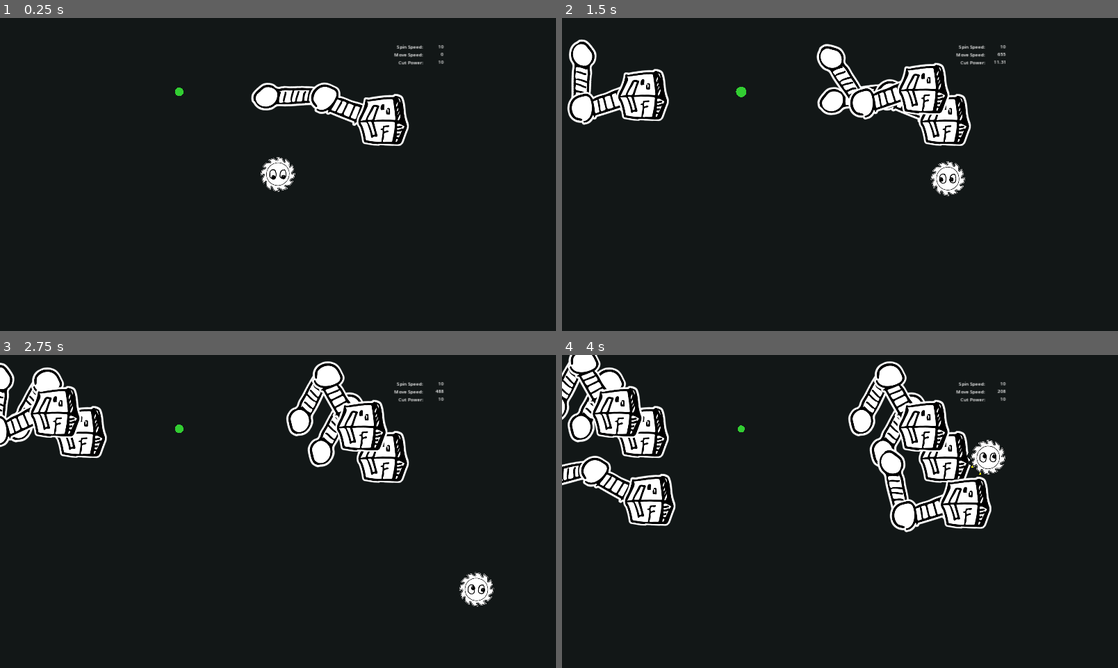
Above: before the commit, frames 1-4 (two rows, left to right).
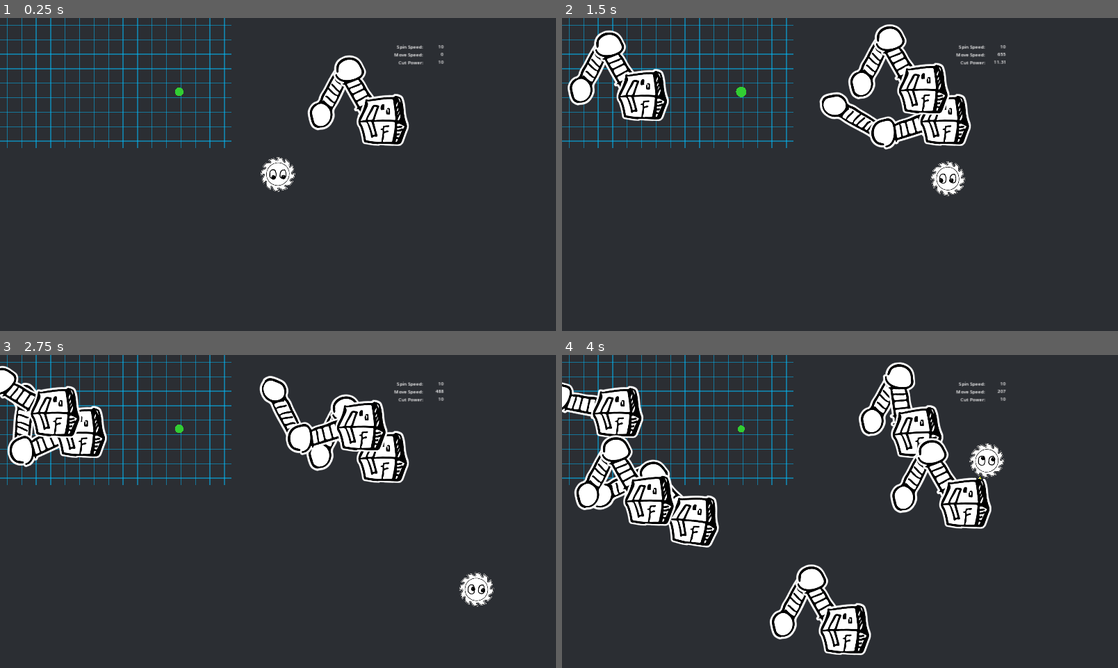
Above: after the commit, the same moments.

Repository: kelliedlynch/SpinGame
Game: Godot game, scene res://Playground/ArenaPlayground.tscn
Same seed, same stepped clock (60 frames per second), same inputs: the game is played once before the commit and once after it.
Inputs:
- Up to frame 1 (0.25 s): no input
- Up to frame 2 (1.5 s): tap Enter (ui_accept) at 0.5, 0.77 s; hold Right (ui_right) 0.53-1.28 s; hold Down (ui_down) from 1.28 s (still down)
- Up to frame 3 (2.75 s): tap Enter (ui_accept) at 1.52 s; release Down (ui_down) at 2.03 s; hold Right (ui_right) from 2.03 s (still down)
- Up to frame 4 (4 s): release Right (ui_right) at 2.78 s; hold Up (ui_up) 2.78-3.53 s; tap Enter (ui_accept) at 3.02, 3.77 s; hold Left (ui_left) from 3.53 s (still down)

The runs differ from the first frame. In frame 1, 98% of the frame differs, in the area x 0-100%, y 0-100%; in frame 2, 94%; in frame 3, 93%; in frame 4, 92%.

Commit message:
Added background grid, began implementing boss behavior.

Diff:
--- a/Arena/Arena.gd
+++ b/Arena/Arena.gd
@@ -4,3 +4,26 @@
 
 func _ready() -> void:
 	spawn_point = get_viewport().size / 2
+	var spacing = get_viewport().size.x / 16
+	_make_grid_background(spacing)
+
+func _make_grid_background(spacing: float):
+	var port = get_viewport().size
+	var h = port.x / spacing
+	var v = port.y / spacing
+	var line_color = Color.DEEP_SKY_BLUE
+	line_color.a = .5
+	for i in h:
+		var line = Line2D.new()
+		line.points = [Vector2(i * spacing + spacing / 2, 0), Vector2(i * spacing + spacing / 2, port.y)]
+		line.width = 3
+		line.default_color = line_color
+		$Grid.add_child(line)
+	for i in v:
+		var line = Line2D.new()
+		line.points = [Vector2(0, i * spacing + spacing / 2), Vector2(port.x, i * spacing + spacing / 2)]
+		line.width = 3
+		line.default_color = line_color
+		$Grid.add_child(line)
+
+	pass
--- a/Arena/Arena.tscn
+++ b/Arena/Arena.tscn
@@ -1,26 +1,13 @@
-[gd_scene load_steps=8 format=3 uid="uid://wp1jq2yr7g3m"]
+[gd_scene load_steps=6 format=3 uid="uid://wp1jq2yr7g3m"]
 
 [ext_resource type="Script" path="res://Arena/Arena.gd" id="1_hcsty"]
 [ext_resource type="Script" path="res://Arena/ArenaBorder.gd" id="2_6y0r2"]
 [ext_resource type="PhysicsMaterial" uid="uid://dhvdkh1hnanpl" path="res://Arena/ArenaWallMaterial.tres" id="3_77gc3"]
 [ext_resource type="Shape2D" uid="uid://d1n3mjq0caimm" path="res://Arena/HorizWall.tres" id="4_076a3"]
-[ext_resource type="Script" path="res://Arena/ArenaPhysicsArea.gd" id="4_f2ls0"]
 [ext_resource type="Shape2D" uid="uid://cgdfruhjd17ih" path="res://Arena/VertWall.tres" id="4_rbppl"]
-
-[sub_resource type="RectangleShape2D" id="RectangleShape2D_7wluy"]
 
 [node name="Arena" type="Node2D"]
 script = ExtResource("1_hcsty")
-
-[node name="ArenaPhysicsArea" type="Area2D" parent="."]
-gravity_space_override = 3
-gravity_point_center = Vector2(0, 0)
-gravity_direction = Vector2(0, 0)
-gravity = 0.0
-script = ExtResource("4_f2ls0")
-
-[node name="ArenaCollisionShape" type="CollisionShape2D" parent="ArenaPhysicsArea"]
-shape = SubResource("RectangleShape2D_7wluy")
 
 [node name="ArenaBorder" type="StaticBody2D" parent="."]
 physics_material_override = ExtResource("3_77gc3")
@@ -41,3 +28,5 @@
 [node name="BottomWall" type="CollisionShape2D" parent="ArenaBorder"]
 position = Vector2(2560, 2610.8)
 shape = ExtResource("4_076a3")
+
+[node name="Grid" type="Node2D" parent="."]
--- a/Arena/ArenaBorder.gd
+++ b/Arena/ArenaBorder.gd
@@ -1,5 +1,5 @@
-@tool
 extends StaticBody2D
+class_name ArenaBorder
 
 var size: Vector2
 
--- a/Arena/ArenaPhysicsArea.gd
+++ /dev/null
@@ -1,17 +0,0 @@
-extends Area2D
-
-
-# Called when the node enters the scene tree for the first time.
-func _ready() -> void:
-	var size = get_viewport_rect().size
-	monitoring = false
-	monitorable = false
-	var coll = CollisionShape2D.new()
-	var shape = RectangleShape2D.new()
-	shape.size = size
-	coll.shape = shape
-	coll.transform.origin = size / 2
-	#shape_owner_add_shape(0, shape)
-	add_child(coll)
-	gravity = 0
-	linear_damp = 6
--- a/Boss/BossController.gd
+++ b/Boss/BossController.gd
@@ -1,21 +1,53 @@
 extends Node
+class_name BossController
 
 var animation_player: AnimationPlayer
 var atk_speed = 1
 var boss_state = BossState.IDLE
-@onready var atk_tween: Tween
+var atk_timer: Tween
+var atk_perform: Tween
 
-func _process(delta: float) -> void:
+func _process(_delta: float) -> void:
 	if boss_state == BossState.IDLE:
-		if atk_tween == null:
-			atk_tween = create_tween()
-			atk_tween.tween_interval(atk_speed)
-			atk_tween.tween_callback(attack)
+		atk_perform = null
+		if atk_timer == null:
+			atk_timer = create_tween()
+			atk_timer.tween_interval(atk_speed)
+			atk_timer.tween_callback(attack)
 	elif boss_state == BossState.ATTACKING:
 		pass
 
 func attack():
+	boss_state = BossState.ATTACKING
+	atk_timer = null
+	var target = _find_landing_spot()
+	animation_player.play("default/wave_arm")
+	atk_perform = create_tween()
+	atk_perform.tween_interval(animation_player.get_animation_library("default").get_animation("wave_arm").length)
+	atk_perform.tween_callback(get_parent().hitbox.set.bind("collision_layer", 16))
+	atk_perform.tween_callback(animation_player.play.bind("default/jump_up"))
+	var jump_time = animation_player.get_animation_library("default").get_animation("jump_up").length
+	var land_time = animation_player.get_animation_library("default").get_animation("jump_landing").length
+	atk_perform.tween_interval(jump_time * .5)
+	atk_perform.tween_property(get_parent(), "position", target, jump_time * .5 + land_time * .5)
+	atk_perform.tween_callback(animation_player.play.bind("default/jump_landing"))
+	atk_perform.tween_interval(land_time * .5)
+	atk_perform.tween_callback(get_parent().hitbox.set.bind("collision_layer", 2))
+	atk_perform.tween_callback(set.bind("boss_state", BossState.IDLE))
+	#atk_perform.tween_property(self, "boss_state", BossState.IDLE, 0)
 
+func _find_landing_spot():
+	var arena = get_parent().get_parent().get_node("Arena")
+	var arena_size = arena.get_node("ArenaBorder").size
+	var full_size = get_parent().calculate_size()
+	var walls = arena.get_node("ArenaBorder/LeftWall").shape.size.x
+	var x = randi_range(walls + full_size.x / 2, arena_size.x - walls - full_size.x / 2)
+	var y = randi_range(walls + full_size.y / 2, arena_size.y - walls - full_size.y / 2)
+	return Vector2(x, y)
+
+func _disable_collision(entity):
+	for shape in entity.hitbox:
+		shape.collision_layer = 5
 	pass
 
 
--- a/Boss/BossMonster.gd
+++ b/Boss/BossMonster.gd
@@ -3,25 +3,30 @@
 
 var timer = 0
 var atk_interval = 3
+@onready var controller: BossController = $BossController
 
-func _process(delta: float) -> void:
-	super._process(delta)
-	if $AnimationPlayer.is_playing() == false:
-		timer += delta
-	if timer > atk_interval:
-		timer = 0
-		$AnimationPlayer.play("jump_up")
-		var tween = create_tween()
-		tween.tween_interval(.2)
-		tween.tween_property(self, "position", _get_jump_position(), .5)
-		tween.set_parallel(true)
-		tween.tween_interval(.3)
-		tween.tween_callback($AnimationPlayer.play.bind("jump_landing"))
-		#$AnimationPlayer.animation_set_next("jump_up", "jump_landing")
+func _ready() -> void:
+	super._ready()
+	controller.animation_player = $AnimationPlayer
 
-func _get_jump_position() -> Vector2:
-	var x = randi_range(130, 400)
-	var y = randi_range(200, 600)
-	if randi() % 2 == 0:
-		x = 1600 - x
-	return Vector2(x, y)
+#func _process(delta: float) -> void:
+	#super._process(delta)
+	#if $AnimationPlayer.is_playing() == false:
+		#timer += delta
+	#if timer > atk_interval:
+		#timer = 0
+		#$AnimationPlayer.play("jump_up")
+		#var tween = create_tween()
+		#tween.tween_interval(.2)
+		#tween.tween_property(self, "position", _get_jump_position(), .5)
+		#tween.set_parallel(true)
+		#tween.tween_interval(.3)
+		#tween.tween_callback($AnimationPlayer.play.bind("jump_landing"))
+		##$AnimationPlayer.animation_set_next("jump_up", "jump_landing")
+#
+#func _get_jump_position() -> Vector2:
+	#var x = randi_range(130, 400)
+	#var y = randi_range(200, 600)
+	#if randi() % 2 == 0:
+		#x = 1600 - x
+	#return Vector2(x, y)
--- a/Boss/BossMonsterWithPhysics.tscn
+++ b/Boss/BossMonsterWithPhysics.tscn
@@ -6,6 +6,7 @@
 [ext_resource type="Script" path="res://Component/SGCollPoly.gd" id="3_10aln"]
 [ext_resource type="Texture2D" uid="uid://dl8h3mfcqqnep" path="res://Graphics/robo_parts_sprite_sheet.png" id="4_em605"]
 [ext_resource type="Script" path="res://Component/Destructible/DestructibleHitbox.gd" id="5_4ri41"]
+[ext_resource type="Script" path="res://Boss/BossController.gd" id="7_iw4me"]
 
 [sub_resource type="PhysicsMaterial" id="PhysicsMaterial_5elrg"]
 bounce = 0.08
@@ -66,7 +67,7 @@
 
 [node name="body" type="CollisionPolygon2D" parent="Hitbox"]
 position = Vector2(-809.999, -163)
-rotation = 0.03902
+rotation = 0.0390199
 scale = Vector2(0.999999, 0.999999)
 polygon = PackedVector2Array(757.249, 50.5679, 753.712, 59.9392, 747.878, 89.114, 736.031, 115.99, 731.434, 132.788, 73 …(372 unchanged characters)…
 script = ExtResource("3_10aln")
@@ -78,7 +79,7 @@
 
 [node name="AnimationPlayer" type="AnimationPlayer" parent="."]
 libraries = {
-"": ExtResource("1_eipiq")
+"default": ExtResource("1_eipiq")
 }
 autoplay = "wave_arm"
 script = ExtResource("2_axrb4")
@@ -131,3 +132,6 @@
 remote_path = NodePath("../../../../Hitbox/body")
 
 [node name="IKTargetLeftArm" type="Node2D" parent="."]
+
+[node name="BossController" type="Node2D" parent="."]
+script = ExtResource("7_iw4me")
--- a/Component/Destructor/Destructor.gd
+++ b/Component/Destructor/Destructor.gd
@@ -31,10 +31,8 @@
 			var rotated = PolygonMath.rotate_polygon(capsule, int(rad_to_deg(travel_angle)))
 			var translated = PackedVector2Array()
 			var offset = Vector2.from_angle(travel_angle) * ((length - poly_size.x) / 2)
-			#var vis_translated = PackedVector2Array()
 			for pt in rotated:
 				translated.append(get_parent().to_global(pt + offset))
-				#vis_translated.append(pt + offset)
 			next.append(translated)
 			#var vis = Polygon2D.new()
 			#vis.polygon = translated
--- a/Entity/DestructibleEntity.gd
+++ b/Entity/DestructibleEntity.gd
@@ -31,7 +31,7 @@
 
 
 signal was_destroyed
-signal shape_was_destroyed
+#signal shape_was_destroyed
 
 
 #func _init():
@@ -152,45 +152,6 @@
 	if polys_after_destruct.size() == 1 and polys_after_destruct[0] == collision_poly.polygon:
 		return false
 
-	#var old_visible = collision_poly.visible_polygon.polygon
-	#var visible_inside_new_hitbox: Array[PackedVector2Array] = []
-	##var new_hitbox_inside_visible: Array[PackedVector2Array] = []
-	#for i in hitbox_after_destruct.size():
-		#var intersected = Geometry2D.intersect_polygons(hitbox_after_destruct[i], old_visible)
-		#if intersected.is_empty():
-			#continue
-		##var simp = PolygonMath.simplify_polygon(intersected, min_side_length)
-		## TODO: IS SIMPLIFYING NEEDED HERE?
-		#for poly in intersected:
-			#if _is_prunable(poly):
-				#continue
-			#visible_inside_new_hitbox.append(poly)
-		#visible_inside_new_hitbox.append_array(intersected)
-		#new_hitbox_inside_visible.append_array(simp)
-
-	#assert(visible_inside_new_hitbox.size() == hitbox_after_destruct.size())
-
-	#if visible_inside_new_hitbox.is_empty():
-		#collision_poly.queue_free()
-		#return true
-
-
-		#visible_after_destruct.append_array(clipped_i)
-
-
-		#if size != 1:
-			#visible_inside_new_hitbox[i].clear()
-			#hitbox_after_destruct[i].clear()
-		#if size > 1:
-			#for j in clipped_i.size():
-				#var new_chunk = PolygonMath.simplify_polygon(clipped_i[j], min_side_length)
-				#visible_inside_new_hitbox.append(new_chunk)
-				#hitbox_after_destruct.append(new_chunk)
-		#elif size == 1:
-			#visible_inside_new_hitbox[i] = PolygonMath.simplify_polygon(clipped_i[0], min_side_length)
-			#hitbox_after_destruct[i] = clipped[0]
-
-	#var simplified_hitbox: Array[PackedVector2Array] = []
 	var simplified_polygons: Array[PackedVector2Array] = []
 	for i in polys_after_destruct.size():
 		#if hitbox_after_destruct[i].is_empty() == true:
@@ -231,6 +192,9 @@
 			vis.polygon = new_coll.polygon
 			#new_coll.add_child(new_vis)
 			hitbox.call_deferred("add_child", new_coll)
+			#new_coll.owner = collision_poly.owner
+			#var a = new_coll.owner
+			#var b = collision_poly.owner
 			var old_remote = collision_poly.find_remote_transform()
 			var new_remote = old_remote.duplicate()
 			#new_coll.remote_transform = new_remote
@@ -240,11 +204,6 @@
 			#new_remote.remote_path = new_remote.get_path_to(new_coll)
 			call_deferred("_set_remote_path", new_remote, new_coll)
 
-
-
-	#call_deferred("update_polygons", hitbox, decayed_hitbox)
-	#call_deferred("update_polygons", destructible_area, decayed_hitbox)
-	#call_deferred("update_polygons", visible_area, decayed_visible)
 	return true
 
 func _set_remote_path(remote: RemoteTransform2D, target: SGCollPoly):
@@ -327,8 +286,20 @@
 	frag.velocity = out_vec * speed
 	add_sibling(frag)
 
-func _process(delta: float) -> void:
+func _process(_delta: float) -> void:
 	pass
-	#for child in hitbox.get_children():
-		##child.visible_polygon.polygon = child.visible_polygon.uv
-		#child.polygon = child.visible_polygon.uv
+
+func calculate_size() -> Vector2:
+	var min_x = 1000000
+	var max_x = 0
+	var min_y = 1000000
+	var max_y = 0
+	for poly in hitbox.get_children():
+		if poly is CollisionPolygon2D:
+			for vertex in poly.polygon:
+				var v = poly.to_global(vertex)
+				if v.x < min_x: min_x = v.x
+				if v.y < min_y: min_y = v.y
+				if v.x > min_x: max_x = v.x
+				if v.y > min_y: max_y = v.y
+	return Vector2(max_x - min_x, max_y - min_y)
--- a/Entity/Powerup.gd
+++ b/Entity/Powerup.gd
@@ -48,17 +48,19 @@
 		child.queue_free()
 
 func _on_collect():
-	for child in target.visible_area.get_children():
-		var color_before = Color(child.color)
-		var mask = Color(color)
-		mask.a = .5
-		var to_color = Color(color_before).blend(mask)
-		var tween = create_tween()
-		var blink_interval = .25
-		tween.tween_property(child, "modulate", to_color, blink_interval)
-		tween.tween_property(child, "modulate", color, blink_interval)
-		tween.set_loops(duration / (blink_interval * 2) - 1)
-		tween.connect("finished", child.set_modulate.bind(color_before))
+	for child in target.hitbox.get_children():
+		for poly in child.get_children():
+			if poly is not Polygon2D: continue
+			var color_before = Color(poly.color)
+			var mask = Color(color)
+			mask.a = .5
+			var to_color = Color(color_before).blend(mask)
+			var tween = target.create_tween()
+			var blink_interval = .25
+			tween.tween_property(poly, "modulate", to_color, blink_interval)
+			tween.tween_property(poly, "modulate", color, blink_interval)
+			tween.set_loops(duration / (blink_interval * 2) - 1)
+			tween.connect("finished", poly.set_modulate.bind(color_before))
 		#tween.tween_property(child, "modulate", color_before, 0)
 
 
--- a/Player/GooglyEyes.gd
+++ b/Player/GooglyEyes.gd
@@ -8,7 +8,7 @@
 var hitbox: PlayerHitbox
 
 var JITTER: float = .002
-var GRAVITY_THRESHOLD: int = 100
+var GRAVITY_THRESHOLD: int = 200
 var GRAVITY: float = 2
 
 #var current_tween: Tween
--- a/Player/Player.gd
+++ b/Player/Player.gd
@@ -1,5 +1,7 @@
 extends SGEntityBase
 class_name Player
+
+var hit_points = 100
 
 #var size: Vector2 = Vector2(100, 100)
 @onready var hitbox: PlayerHitbox = $Hitbox
--- a/Player/PlayerHitbox.gd
+++ b/Player/PlayerHitbox.gd
@@ -32,7 +32,7 @@
 func _try_clip_destructible(state: PhysicsDirectBodyState2D) -> bool:
 	if destructor.target == null:
 		return false
-	var destructible = destructor.target.owner
+	var destructible = destructor.target.get_parent().get_parent()
 	var power = destructor.get_power()
 	if destructor.cut_state == Destructor.CutState.CUTTING:
 		power += destructible.CUT_INERTIA
--- a/Playground/ArenaPlayground.gd
+++ b/Playground/ArenaPlayground.gd
@@ -7,7 +7,7 @@
 var powerup: Powerup = null
 
 func _ready() -> void:
-	RenderingServer.set_default_clear_color(Color(.07, .09, .09, 1))
+	RenderingServer.set_default_clear_color(Color(.17, .18, .2, 1))
 
 	player = preload("res://Player/Player.tscn").instantiate()
 	player.position = get_viewport_rect().size / 2
--- a/project.godot
+++ b/project.godot
@@ -22,6 +22,11 @@
 window/stretch/mode="canvas_items"
 window/stretch/aspect="expand"
 
+[layer_names]
+
+2d_physics/layer_1="hitboxes"
+2d_physics/layer_5="moving_enemies"
+
 [physics]
 
 3d/default_gravity=0.0
Not shown: 1 places in Boss/BossMonsterWithPhysics.tscn that only renumber resources
